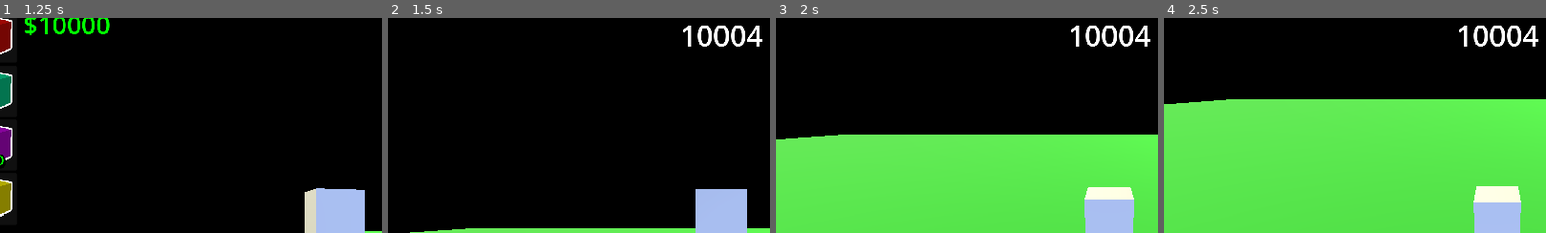
Above: before the commit, frames 1-4 (left to right).
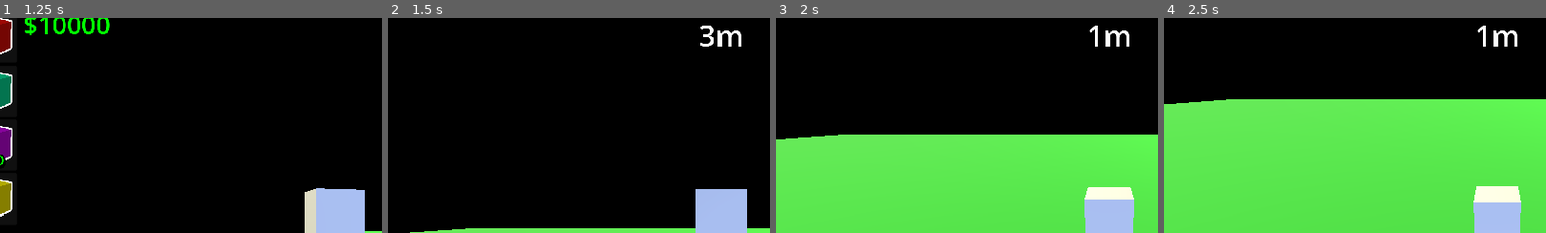
Above: after the commit, the same moments.

Repository: SuperGoon97/CAPJam2025
Game: Godot game, scene res://Scenes/Core/GameCore/game_core.tscn
Two runs of this game, one before a commit and one after it. Both use one fixed random seed, a clock stepped at 60 frames per second and the inputs below. The engine's default icon, where the game draws it, is replaced by a stand-in: a white triangle on a blue panel in a dark square.
Inputs (mouse positions are % of the whole screen's width and height, from its top left):
- Up to frame 1 (1.25 s): move the mouse to (72, 45) at 0.52 s; hold Right (Right) from 0.53 s (still down); click (72, 45) at 0.67 s
- Up to frame 2 (1.5 s): release Right (Right) at 1.25 s; click "READY?" at 1.25 s
- Up to frame 3 (2 s): no input
- Up to frame 4 (2.5 s): move the mouse to (30, 55) at 2.02 s; hold Down (Down) from 2.03 s (still down)
The pictures show only the part of the screen within x 6-56%, y 4-54%; the shares and areas given below are measured in that part.

Frame 1 is identical in both runs. In frame 2, 1.0% of the frame differs, in the area x 77-98%, y 3-14%; in frame 3, 1.0%; in frame 4, 1.0%.

Commit message:
more ingame hud stuff

Diff:
--- a/template/Scripts/UI/ui_in_game.gd
+++ b/template/Scripts/UI/ui_in_game.gd
@@ -6,9 +6,9 @@
 func _ready() -> void:
 	visible = false
 	GVar.signal_bus.rocket_launch.connect(_makeVisible)
-	GVar.signal_bus.score_changed.connect(_scoreChanged)
+	GVar.signal_bus.current_height_changed.connect(_heightChanged)
 func _makeVisible() -> void:
 	visible = true
 
-func _scoreChanged(score:int):
-	label.text = str(score)
+func _heightChanged(score:float):
+	label.text = str(int(round(score))) + "m"
